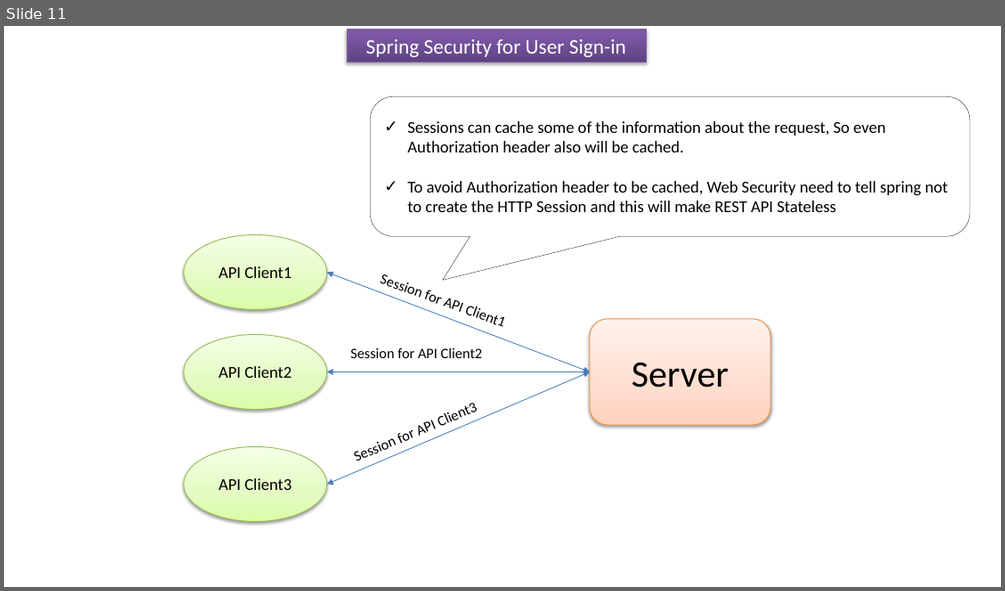
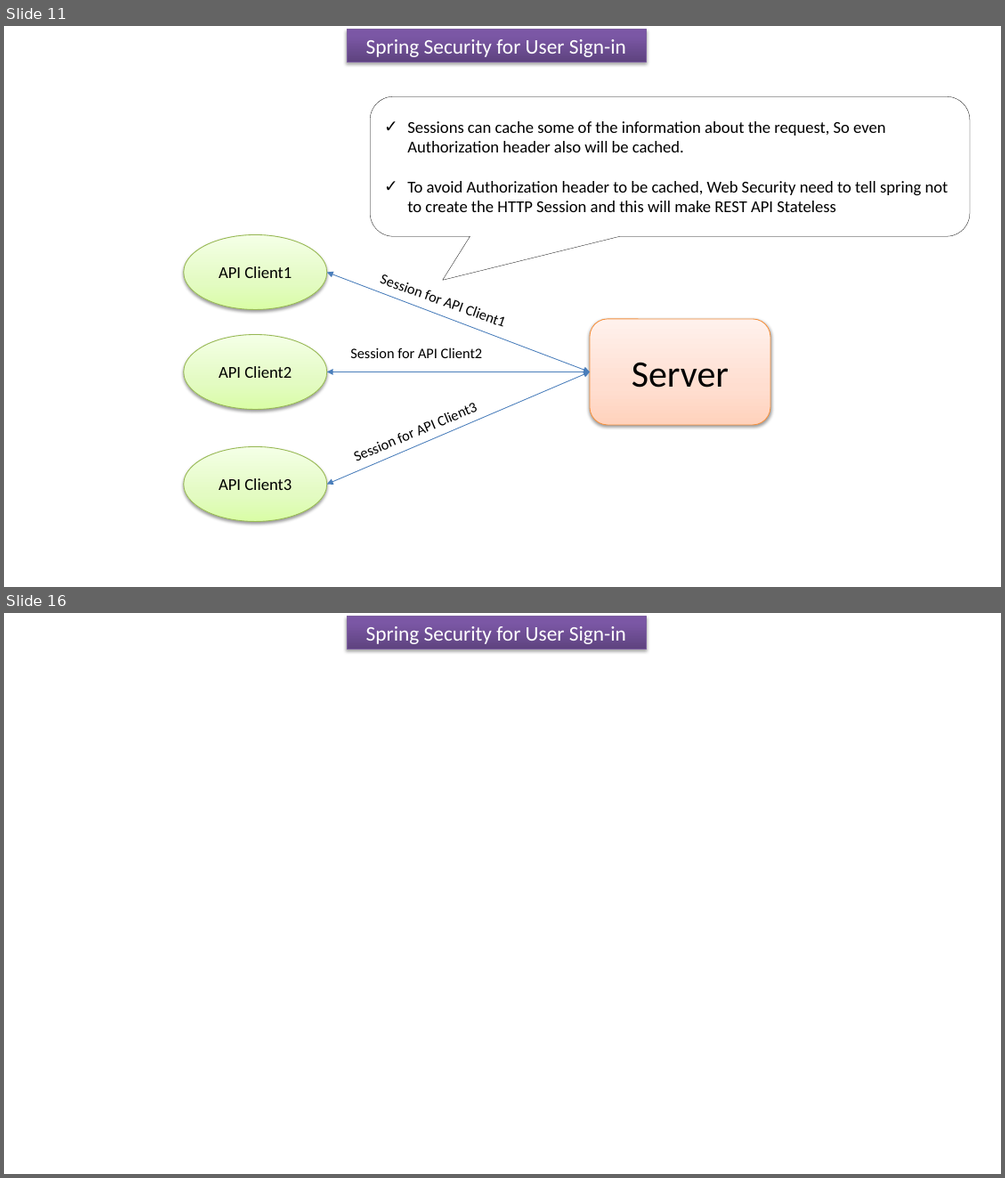
Before and after one commit to ramram43210/Java_2021, a slide deck: Java_2021/SpringBoot_Signup_Signin/User_Signin_Signup_Security.pptx. Shown one above the other, each under a label of ours: slide 11 before the commit, slides 11 and 16 after it; the slides between them are not shown. The pictures are 1005x591 and 1005x1178 pixels, drawn with LibreOffice and Linux fonts; fonts in the diff are those of the drawing. Boxes give left, top, right and bottom in pixels: in the first picture for what was removed or moved away, otherwise in the second. Text is boxed around its words. In the diff, an @@ line names an element or a change of style, - is before the commit and + after.

```diff
--- a/Java_2021/SpringBoot_Signup_Signin/User_Signin_Signup_Security.pptx
+++ b/Java_2021/SpringBoot_Signup_Signin/User_Signin_Signup_Security.pptx
@@ slide 16 added at (4,613,1001,1174), background #FFFFFF @@
@@ rectangle added at (347,616,646,649), fill gradient #5F4480 to #7B58A6 to #7C57A8, outline #7D60A0 0.75 pt, 20 pt, text #FFFFFF @@
+Spring Security for User Sign-in
```
Also in this commit, not shown: 4 other slides added.
